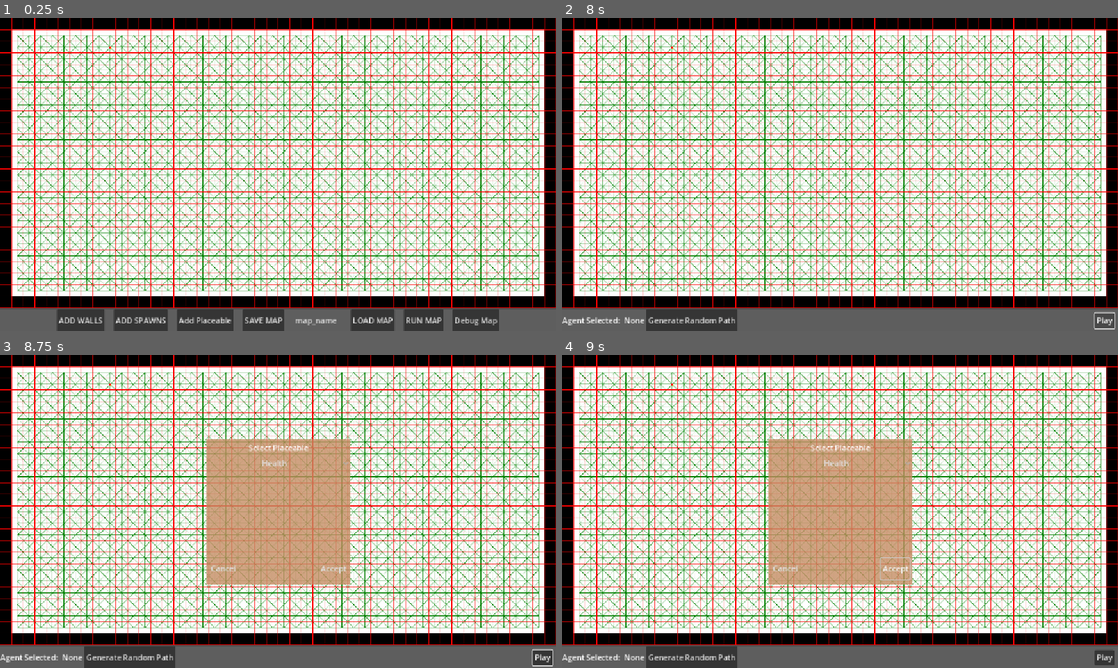
Above: before the commit, frames 1-4 (two rows, left to right).
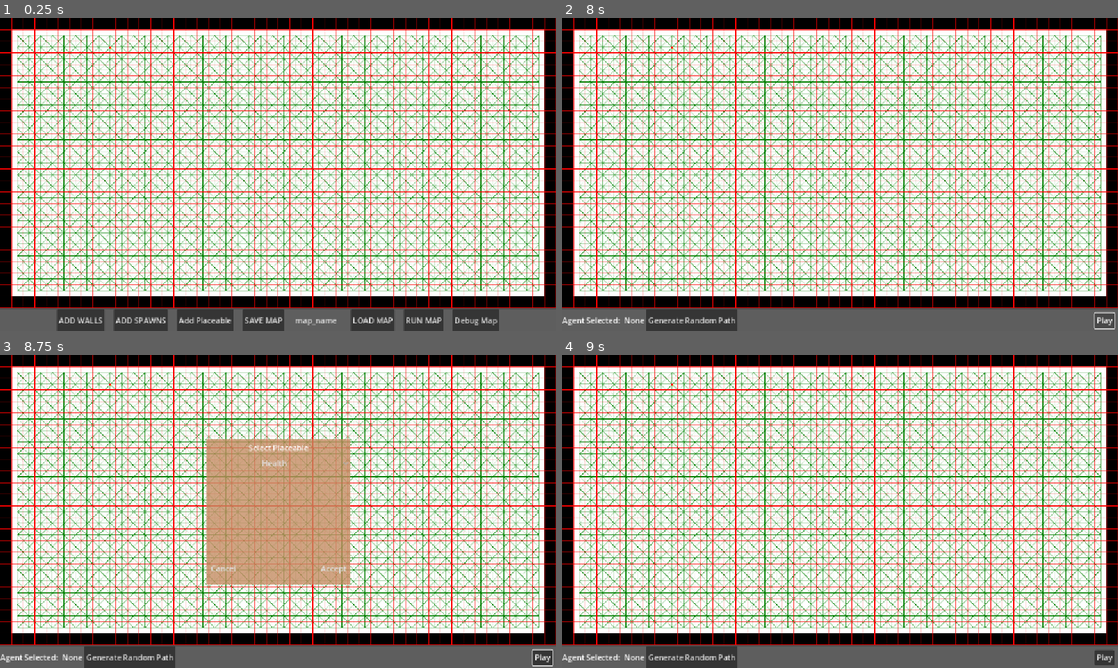
Above: after the commit, the same moments.

Repository: 702BH/GameAIProjects
Game: Godot game, scene res://ProgrammingGameAIByExample/Raven/raven_main_scene.tscn
The game is run twice, just before and just after one commit, with the same random seed, the same clock (stepped at 60 frames per second) and the same inputs. The project has no main scene, so this scene is started directly.
Inputs (mouse positions are in pixels of both pictures, inside the frame that each line leads up to):
- Up to frame 1 (0.25 s): no input
- Up to frame 2 (8 s): click "ADD WALLS" at 0.5 s; click "ADD SPAWNS" at 1.25 s; click "Add Placeable" at 2 s; click "RUN MAP" at 2.75 s; click "Play" at 3.5 s; click "Play" at 4.25 s; click "Generate Random Path" at 5 s; click "Generate Random Path" at 5.75 s; click "Generate Random Path" at 6.5 s; click "Play" at 7.25 s
- Up to frame 3 (8.75 s): tap Enter at 8 s; move the mouse to (400, 495) at 8.02 s; press the mouse at (400, 495) at 8.03 s
- Up to frame 4 (9 s): release the mouse at (962, 495) at 8.75 s; click "Accept" at 8.75 s

Frames 1-3 are identical in both runs. In frame 4, 12% of the frame differs, in the area x 37-63%, y 26-74%.

Commit message:
Implemented new node item type, health

Diff:
--- /dev/null
+++ b/aiforgamesprojects/ProgrammingGameAIByExample/Raven/NodeItemHealth.gd
@@ -0,0 +1,6 @@
+class_name RavenNodeItemHealth
+extends "res://ProgrammingGameAIByExample/Raven/NodeItem.gd"
+
+
+func _init() -> void:
+	super._init(ItemType.HEALTH)
--- a/aiforgamesprojects/ProgrammingGameAIByExample/Raven/Raven_Service_Bus.gd
+++ b/aiforgamesprojects/ProgrammingGameAIByExample/Raven/Raven_Service_Bus.gd
@@ -25,6 +25,8 @@
 ## UI to map change mode
 signal mode_changed(mode: MapDrawing.tool_state)
 
+signal placeable_popup_submitted(data: SelectableData)
+
 
 # agent selections
 signal agent_selected(agent: RavenAgent)
--- a/aiforgamesprojects/ProgrammingGameAIByExample/Raven/map_drawing_input.gd
+++ b/aiforgamesprojects/ProgrammingGameAIByExample/Raven/map_drawing_input.gd
@@ -24,7 +24,23 @@
 	RavenServiceBus.mode_changed.connect(_on_mode_changed.bind())
 	RavenServiceBus.submitted_weapon.connect(_on_submitted.bind())
 	RavenServiceBus.grid_generated.connect(_on_grid_generated.bind())
+	RavenServiceBus.placeable_popup_submitted.connect(_on_popup_submitted.bind())
 
+
+func _on_popup_submitted(data: SelectableData) -> void:
+	#print("Popup sucessfuly submitted")
+	match data.placeable_type:
+		SelectableData.PlaceableType.Health:
+			#print("Health submitted")
+			data.node.set_item_type(RavenNodeItemHealth.new())
+		SelectableData.PlaceableType.Weapon:
+			print("Weapon submitted")
+		SelectableData.PlaceableType.Spawn:
+			#print("Spawn submitted")
+			if data.node.node_type == RavenNode.NodeType.TRAVERSAL:
+				data.node.node_type = RavenNode.NodeType.SPAWN
+			drawer.dirty_nodes.append(data.node)
+			drawer.queue_redraw()
 
 func _on_grid_generated() -> void:
 	viewport.render_target_clear_mode = SubViewport.CLEAR_MODE_ONCE
--- a/aiforgamesprojects/ProgrammingGameAIByExample/Raven/map_ui_editor.gd
+++ b/aiforgamesprojects/ProgrammingGameAIByExample/Raven/map_ui_editor.gd
@@ -152,3 +152,7 @@
 
 func _on_cancel_popup_pressed() -> void:
 	weapon_toggle.button_pressed = false
+
+
+func _on_placeable_popup_submitted() -> void:
+	weapon_toggle.button_pressed = false
--- a/aiforgamesprojects/ProgrammingGameAIByExample/Raven/map_ui_editor.tscn
+++ b/aiforgamesprojects/ProgrammingGameAIByExample/Raven/map_ui_editor.tscn
@@ -425,7 +425,6 @@
 alignment = 1
 text_overrun_behavior = 1
 autowrap_mode = 2
-selected = 0
 fit_to_longest_item = false
 
 [node name="WeaponSelectable" type="VBoxContainer" parent="PlaceablePopup/VBoxContainer/VBoxContainer"]
@@ -495,6 +494,7 @@
 [connection signal="file_selected" from="LoadMapDialog" to="." method="_on_load_map_dialog_file_selected"]
 [connection signal="pressed" from="WeaponTypeSelector/VBoxContainer/VBoxContainer2/HBoxContainer2/HBoxContainer/WeaponCancel" to="." method="_on_weapon_cancel_pressed"]
 [connection signal="pressed" from="WeaponTypeSelector/VBoxContainer/VBoxContainer2/HBoxContainer2/HBoxContainer2/WeaponSubmit" to="." method="_on_weapon_submit_pressed"]
+[connection signal="submitted" from="PlaceablePopup" to="." method="_on_placeable_popup_submitted"]
 [connection signal="item_selected" from="PlaceablePopup/VBoxContainer/VBoxContainer/PopupSelection" to="PlaceablePopup" method="_on_popup_selection_item_selected"]
 [connection signal="pressed" from="PlaceablePopup/VBoxContainer/VBoxContainer2/MarginContainer/CancelPopup" to="." method="_on_cancel_popup_pressed"]
 [connection signal="pressed" from="PlaceablePopup/VBoxContainer/VBoxContainer2/MarginContainer/CancelPopup" to="PlaceablePopup" method="_on_cancel_popup_pressed"]
--- a/aiforgamesprojects/ProgrammingGameAIByExample/Raven/placeable_popup.gd
+++ b/aiforgamesprojects/ProgrammingGameAIByExample/Raven/placeable_popup.gd
@@ -1,5 +1,7 @@
 class_name PlaceablePopUp
 extends Panel
+
+signal submitted
 
 @onready var selection := %PopupSelection
 @onready var cancel := %CancelPopup
@@ -42,4 +44,10 @@
 	# at the selectable
 	#var selected_placeable = selection.get_selected_id()
 	#processing_data.set_placeable_type()
-	processing_data.set_placeable_type(selection.get_selected_id())
+	processing_data.set_placeable_type(selection.get_selected_id()).set_weapon_sub_type(weapon_selection.get_selected_id())
+	#processing_data.s
+	RavenServiceBus.placeable_popup_submitted.emit(processing_data)
+	processing_data = null
+	weapon_selection_container.visible = false
+	visible = false
+	submitted.emit()
Not shown, added: aiforgamesprojects/ProgrammingGameAIByExample/Raven/NodeItemHealth.gd.uid
